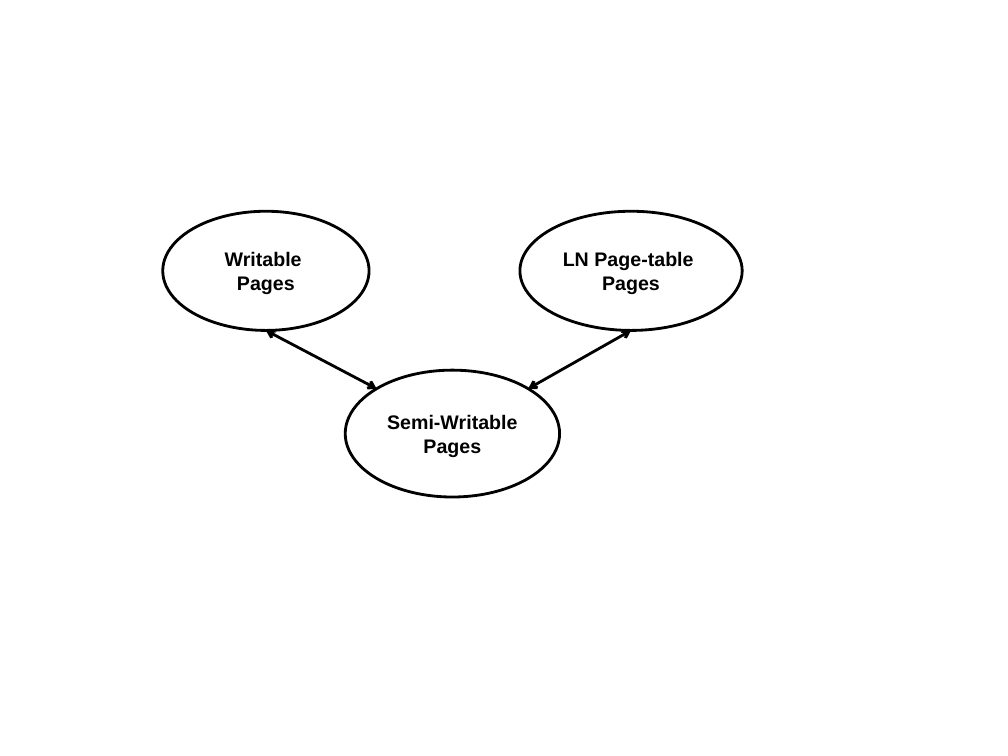
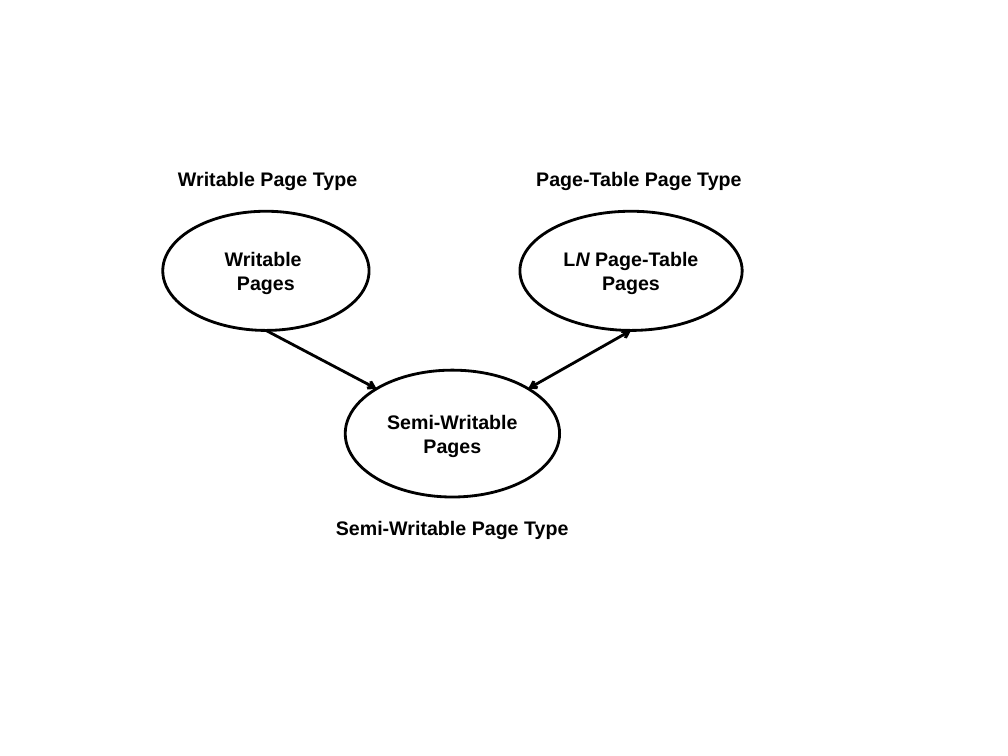
Before and after one commit to strongerwill/FastIO, a slide deck: slide 2 of doc/paper/image/overview/page-type-updates-with-semi-type.ppt. Drawn at 1008x756 pixels with LibreOffice and Linux fonts; fonts in the diff are those of the drawing. Boxes give left, top, right and bottom in pixels: in the first picture for what was removed or moved away, otherwise in the second. Text is boxed around its words. In the diff, an @@ line names an element or a change of style, - is before the commit and + after.

```diff
--- a/doc/paper/image/overview/page-type-updates-with-semi-type.ppt
+++ b/doc/paper/image/overview/page-type-updates-with-semi-type.ppt
@@ text added at [178,171,357,190], 14 pt, text #000000, bold @@
+Writable Page Type
@@ text added at [536,171,741,190], 14 pt, text #000000, bold @@
+Page-Table Page Type
@@ text in ellipse at [563,251,698,270]: text changed @@
-LN Page-table
+LN Page-Table
@@ double arrow moved from (377, 389) - (266, 331) to (266, 331) - (377, 389) @@
@@ double arrow (266, 331) - (377, 389): double arrow to arrow @@
@@ text added at [336,520,568,539], 14 pt, text #000000, bold @@
+Semi-Writable Page Type
```
Also in this commit, not shown: 25 other files.
